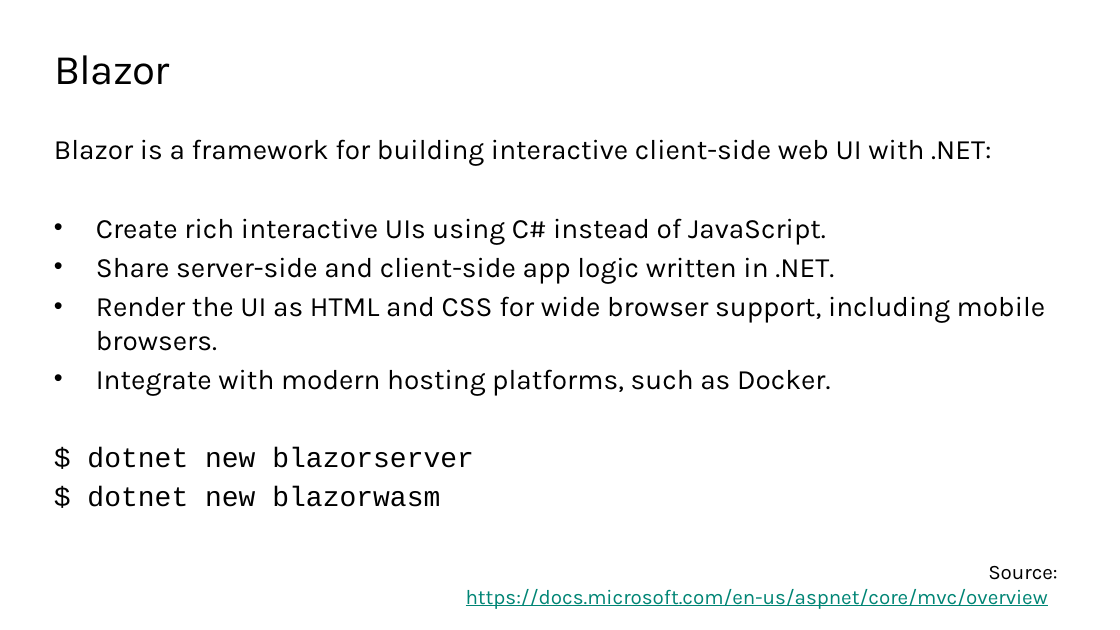
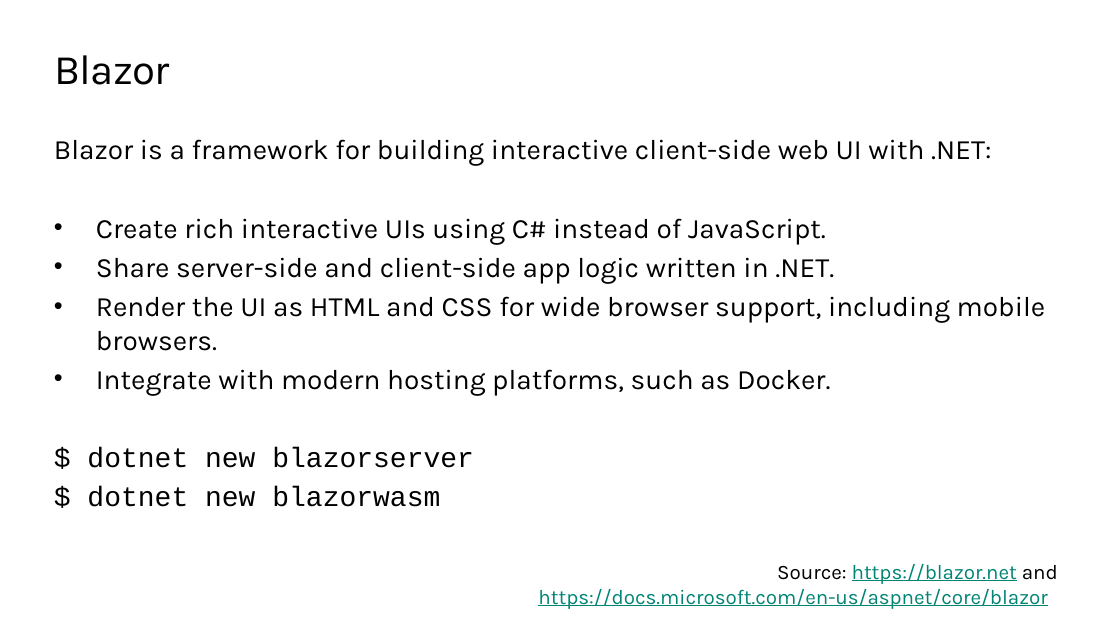
Before and after one commit to ondfisk/BDSA2020, a slide deck: slide 7 of Slides/Lecture10 - Web Applications with CSharp.pptx. Drawn at 1120x630 pixels with LibreOffice and Linux fonts; fonts in the diff are those of the drawing; background and template pictures are left out. Boxes give left, top, right and bottom in pixels: in the first picture for what was removed or moved away, otherwise in the second. Text is boxed around its words. In the diff, an @@ line names an element or a change of style, - is before the commit and + after.

```diff
--- a/Slides/Lecture10 - Web Applications with CSharp.pptx
+++ b/Slides/Lecture10 - Web Applications with CSharp.pptx
@@ text at (538,564,1058,609): text changed @@
-Source: https://docs.microsoft.com/en-us/aspnet/core/mvc/overview
+Source: https://blazor.net and https://docs.microsoft.com/en-us/aspnet/core/blazor
```
Also in this commit, not shown: 1 other slide changed, 7 other files.
